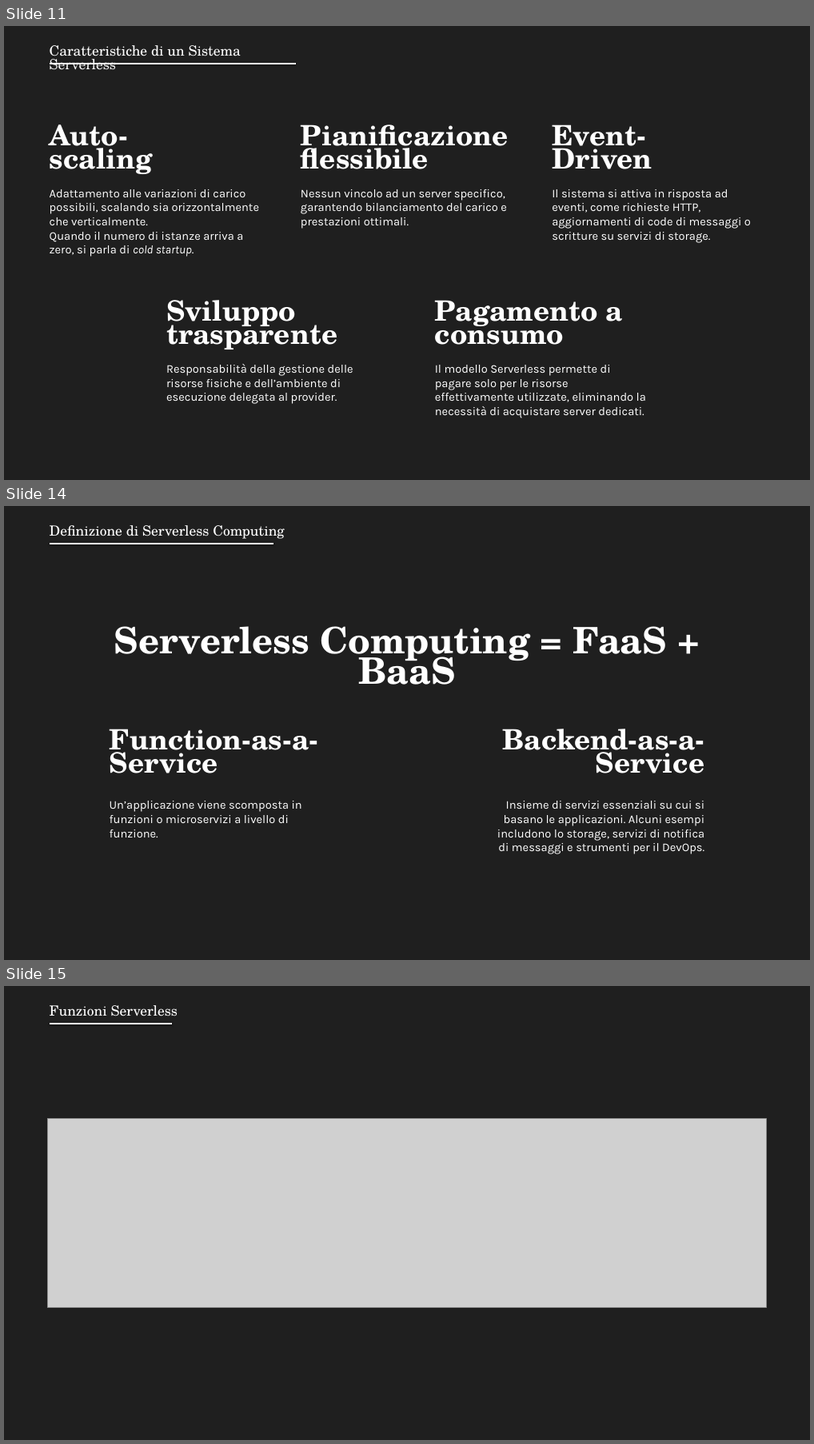
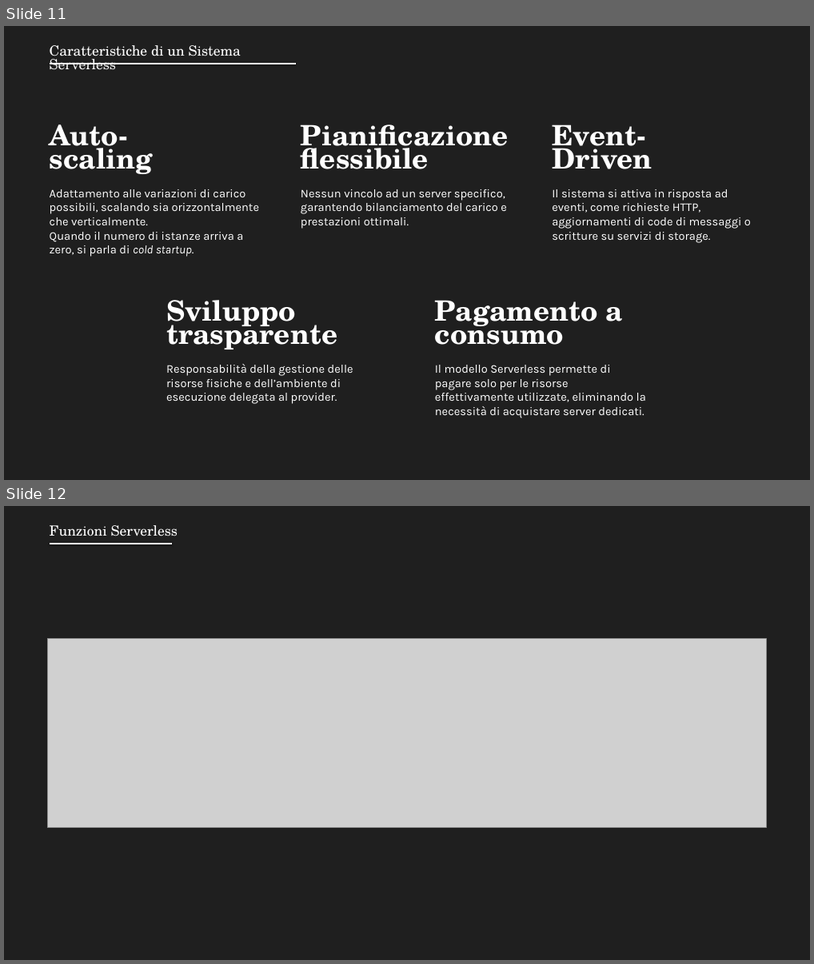
Before and after one commit to DavideDeRosa/tesi_ipim, a slide deck: presentazione/presentazione.pptx. Shown one above the other, each under a label of ours: slides 11, 14 and 15 before the commit, slides 11 and 12 after it; the slides between them are not shown. The pictures are 814x1444 and 814x964 pixels, drawn with LibreOffice and Linux fonts; fonts in the diff are those of the drawing; grey boxes stand for pictures. Boxes give left, top, right and bottom in pixels: in the first picture for what was removed or moved away, otherwise in the second. Text is boxed around its words. In the diff, an @@ line names an element or a change of style, - is before the commit and + after.

```diff
--- a/presentazione/presentazione.pptx
+++ b/presentazione/presentazione.pptx
@@ slide 14 removed at (4,506,810,960), background #1F1F1F @@
@@ text removed at (50,525,284,539) @@
-Definizione di Serverless Computing
@@ line removed from (49, 544) to (274, 544) @@
@@ text removed at (114,626,667,684) @@
-Serverless Computing = FaaS + BaaS
@@ text removed at (110,728,318,773) @@
-Function-as-a-Service
@@ text removed at (503,728,706,773) @@
-Backend-as-a-Service
@@ text removed at (110,800,302,837) @@
-Un’applicazione viene scomposta in funzioni o microservizi a livello di funzione.
@@ text removed at (498,800,706,854) @@
-Insieme di servizi essenziali su cui si basano le applicazioni. Alcuni esempi includono lo storage, servizi di notifica di messaggi e strumenti per il DevOps.
@@ what was slide 15 is now slide 12 @@
```
Also in this commit, not shown: 2 other slides removed, 7 other files.
